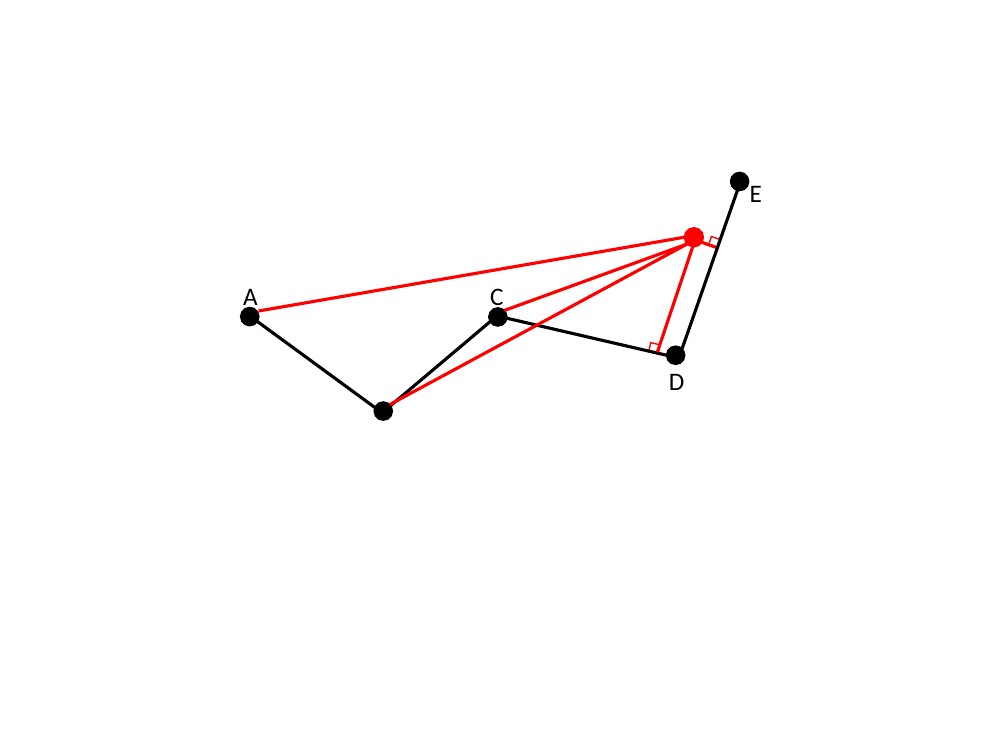
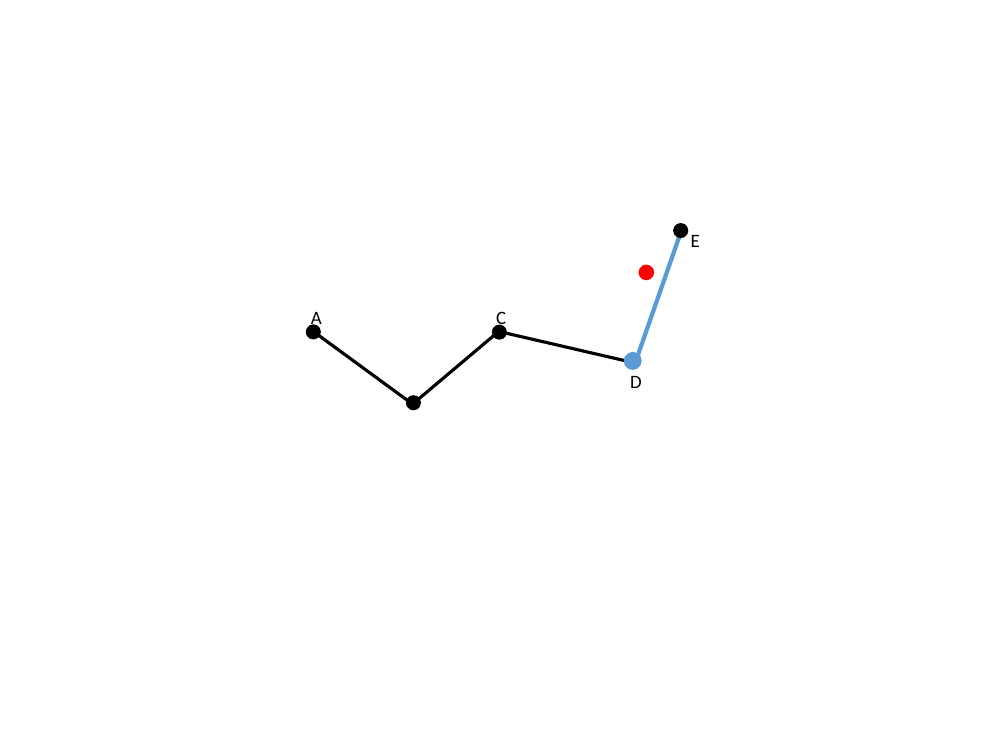
Before and after one commit to hqt/street-router, a slide deck: slide 89 of Document/presentation/full presentation.pptx (slide 145 before the commit). Drawn at 1008x756 pixels with LibreOffice and Linux fonts; fonts in the diff are those of the drawing. Boxes give left, top, right and bottom in pixels: in the first picture for what was removed or moved away, otherwise in the second. Text is boxed around its words. In the diff, an @@ line names an element or a change of style, - is before the commit and + after.

```diff
--- a/Document/presentation/full presentation.pptx
+++ b/Document/presentation/full presentation.pptx
@@ line removed from (682, 349) to (740, 184) @@
@@ line removed from (684, 237) to (258, 311) @@
@@ line moved from (696, 240) - (657, 352) to (638, 356) - (680, 233) @@
@@ line (638, 356) - (680, 233): stroke #FF0000 2.25 pt to #5B9BD5 3 pt @@
@@ ellipse: place and size @@
-ellipse at [731,172,749,191]
+ellipse at [674,224,688,238]
@@ size 18 to 13.5 pt in 4 elements at [496,312,506,330], [630,376,642,388], [311,312,322,330], [691,235,700,247] @@
@@ text "E": place and size @@
-text "E" at [750,185,762,202]
+text "E" at [691,235,700,247]
@@ rectangle removed at [708,236,721,248] @@
@@ line removed from (687, 244) to (390, 404) @@
@@ line removed from (687, 244) to (504, 310) @@
@@ ellipse: place and size @@
-ellipse at [684,228,704,247]
+ellipse at [639,265,653,279]
@@ line removed from (698, 241) to (717, 248) @@
@@ text "A": place and size @@
-text "A" at [243,288,258,311]
+text "A" at [311,312,322,330]
@@ ellipse: place and size @@
-ellipse at [241,307,259,326]
+ellipse at [306,325,321,339]
@@ text "C": place and size @@
-text "C" at [490,288,503,311]
+text "C" at [496,312,506,330]
@@ ellipse: place and size @@
-ellipse at [489,307,507,326]
+ellipse at [493,326,507,340]
@@ line moved from (250, 316) - (382, 413) to (313, 332) - (412, 404) @@
@@ line moved from (382, 413) - (497, 316) to (412, 404) - (499, 332) @@
@@ line moved from (497, 316) - (666, 355) to (499, 332) - (626, 361) @@
@@ ellipse: place and size @@
-ellipse at [666,346,684,364]
+ellipse at [626,354,640,368]
@@ ellipse at [626,354,640,368]: fill #000000 to #5B9BD5; outline #000000 1 pt to #5B9BD5 3 pt @@
@@ rectangle removed at [648,343,660,354] @@
@@ text "D": place and size @@
-text "D" at [669,373,684,390]
+text "D" at [630,376,642,388]
@@ ellipse: place and size @@
-ellipse at [374,402,392,420]
+ellipse at [406,396,420,410]
```
Also in this commit, not shown: 30 other slides changed, 134 slides added, 113 slides removed.
